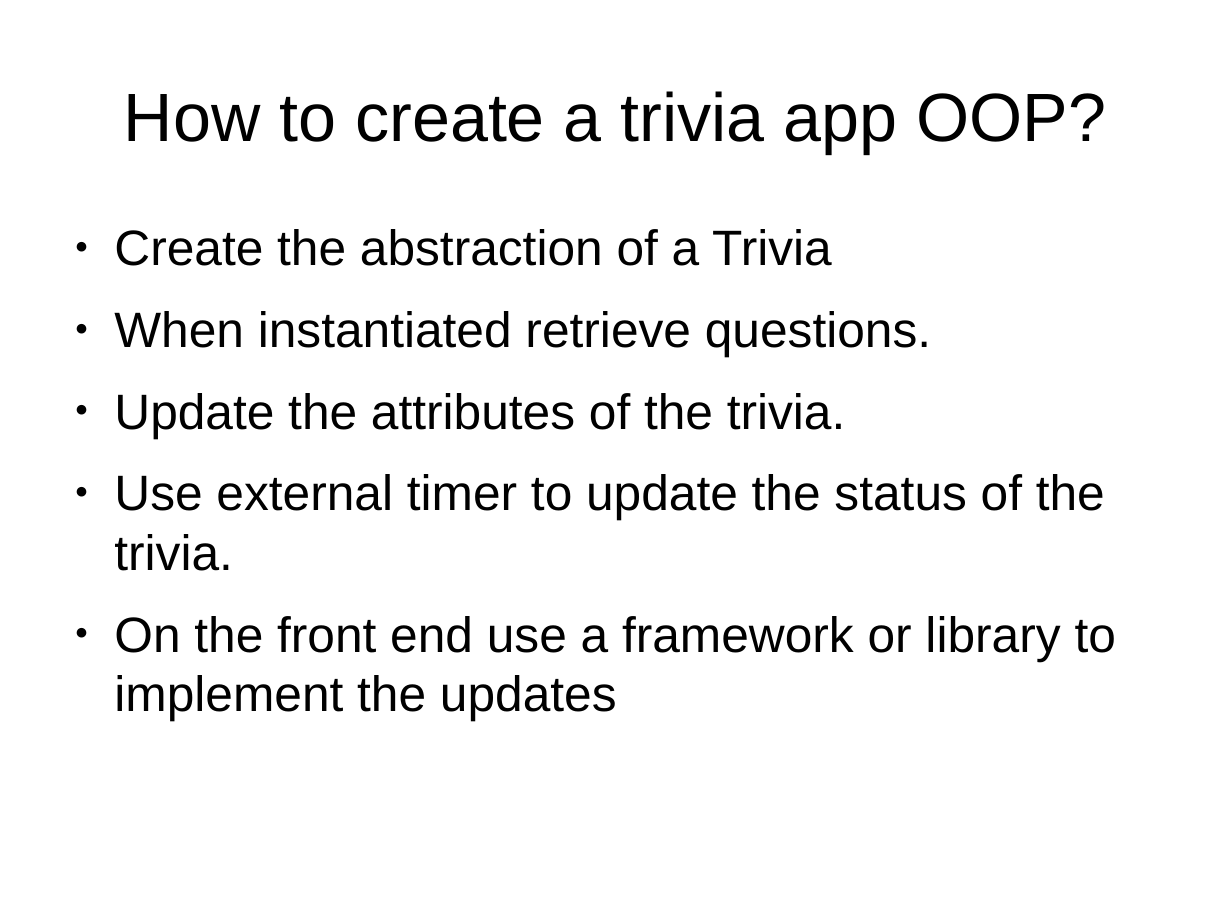
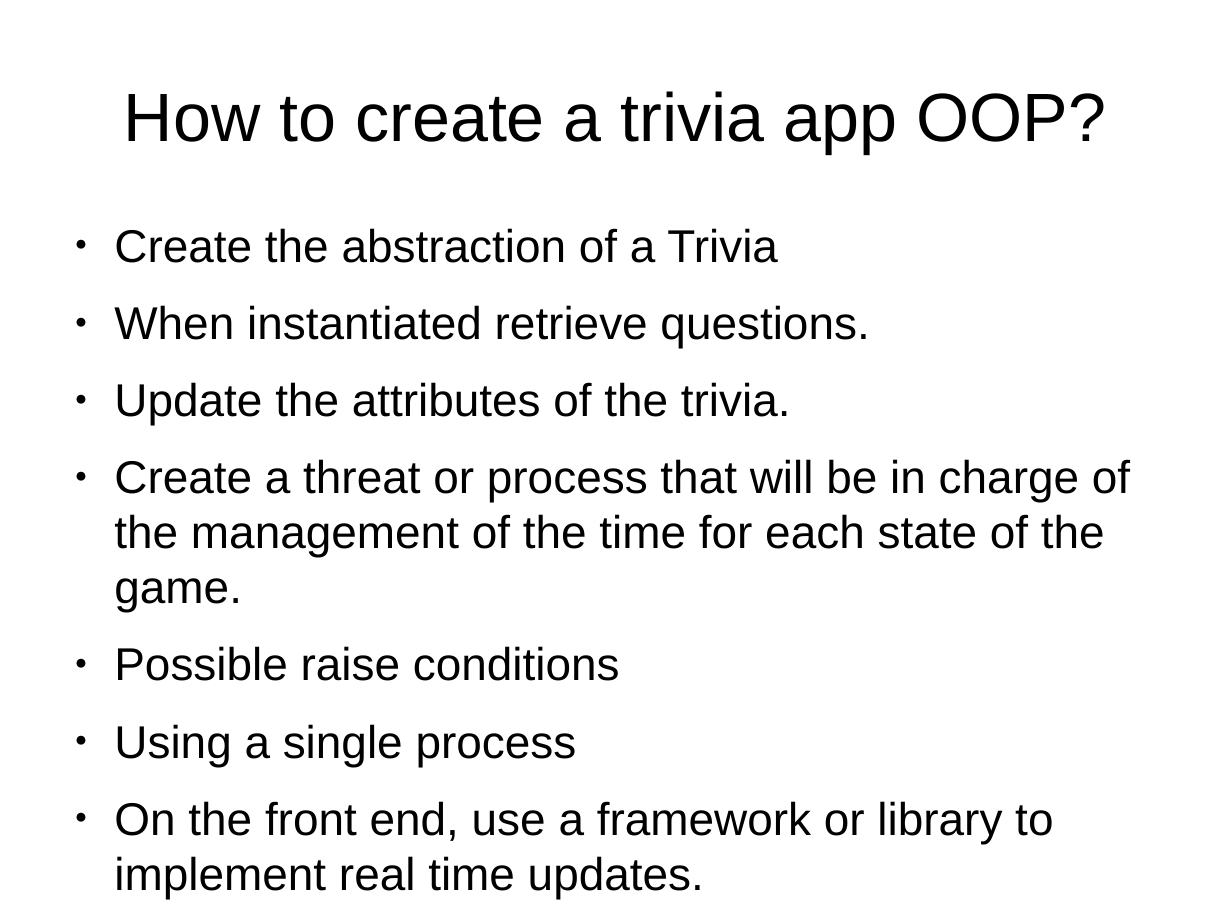
Before and after one commit to ramortegui/talks, a slide deck: slide 5 of odps/elixir-reactive-app.odp. Drawn at 1232x924 pixels with LibreOffice and Linux fonts; fonts in the diff are those of the drawing. Boxes give left, top, right and bottom in pixels: in the first picture for what was removed or moved away, otherwise in the second. Text is boxed around its words. In the diff, an @@ line names an element or a change of style, - is before the commit and + after.

```diff
--- a/odps/elixir-reactive-app.odp
+++ b/odps/elixir-reactive-app.odp
@@ text at [114,228,869,425]: size 32 to 29.6 pt in "Create the abstraction of a Trivia", "When instantiated retrieve questions.", "Update the attributes of the trivia." @@
@@ text at [114,459,1130,899]: text changed; size 32 to 29.6 pt @@
-● Use external timer to update the status of the trivia.
-● On the front end use a framework or library to implement the updates
+● Create a threat or process that will be in charge of the management of the time for each state of the game.
+● Possible raise conditions
+● Using a single process
+● On the front end, use a framework or library to implement real time updates.
```
Also in this commit, not shown: 9 other slides changed, 1 slide added, 3 slides removed.
